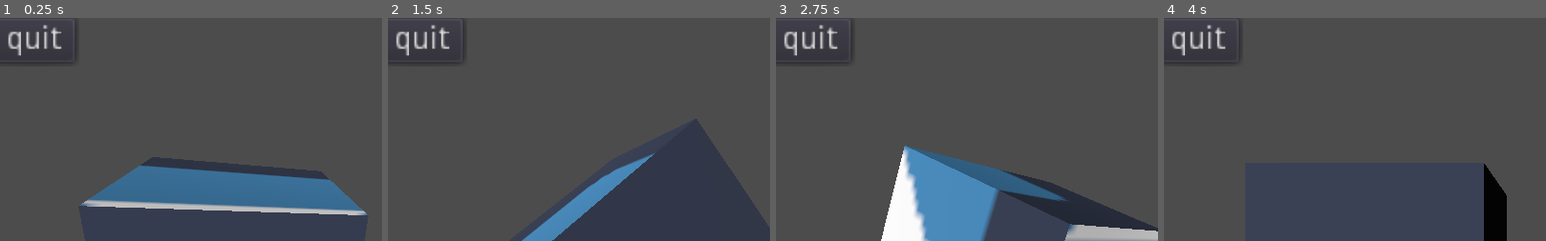
Above: before the commit, frames 1-4 (left to right).
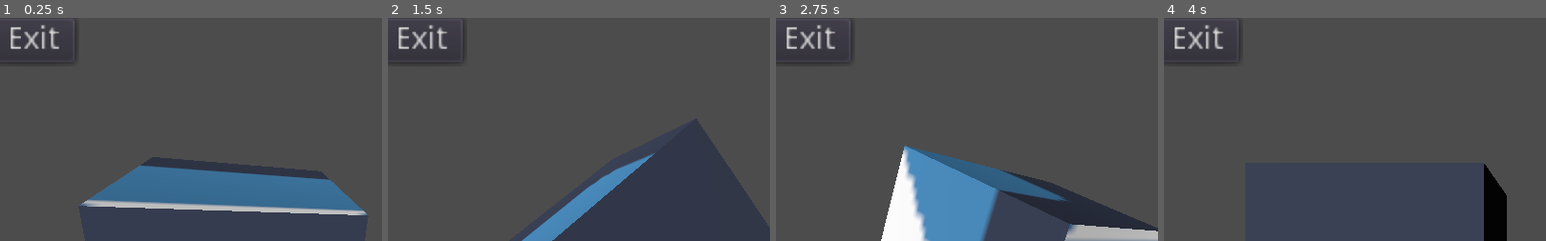
Above: after the commit, the same moments.

Repository: Io-oxicify/SpeenCube
Game: Godot game, scene res://workspace.tscn
Two runs of this game, one before a commit and one after it. Both use one fixed random seed, a clock stepped at 60 frames per second and the inputs below. The engine's default icon, where the game draws it, is replaced by a stand-in: a white triangle on a blue panel in a dark square.
Inputs:
- Up to frame 1 (0.25 s): no input
- Up to frame 2 (1.5 s): no input
- Up to frame 3 (2.75 s): no input
- Up to frame 4 (4 s): no input
The pictures show only the part of the screen within x 1-51%, y 0-50%; the shares and areas given below are measured in that part.

The runs differ from the first frame. In frame 1, 0.8% of the frame differs, in the area x 2-17%, y 2-18%; in frame 2, 0.8%; in frame 3, 0.8%; in frame 4, 0.8%.

Commit message:
updated readme and the UI

Diff:
--- a/workspace.tscn
+++ b/workspace.tscn
@@ -52,7 +52,7 @@
 margin_right = 37.0
 margin_bottom = 20.0
 rect_scale = Vector2( 3, 3 )
-text = "quit"
+text = "Exit"
 script = ExtResource( 3 )
 __meta__ = {
 "_edit_use_anchors_": true
@@ -70,3 +70,6 @@
 rect_scale = Vector2( 3, 3 )
 text = "Pause"
 script = ExtResource( 4 )
+__meta__ = {
+"_edit_use_anchors_": true
+}
Not shown, changed: README.md
